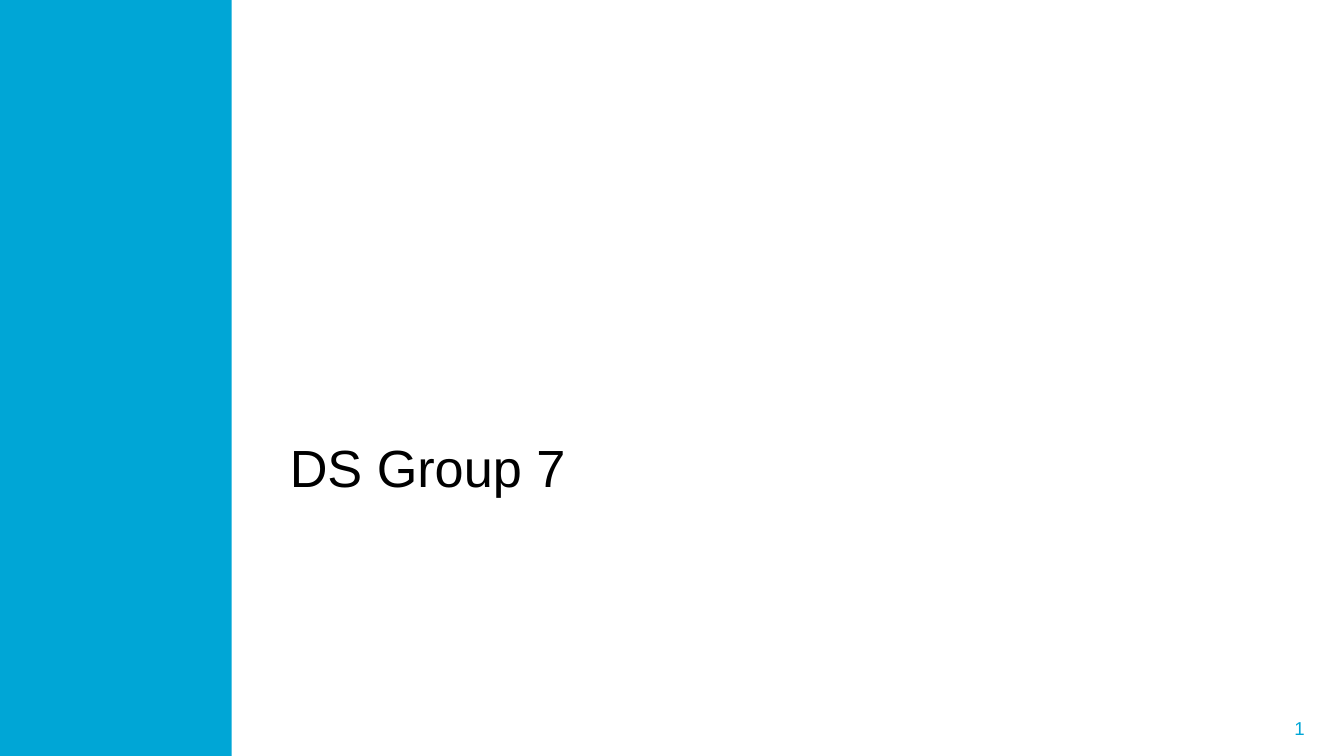
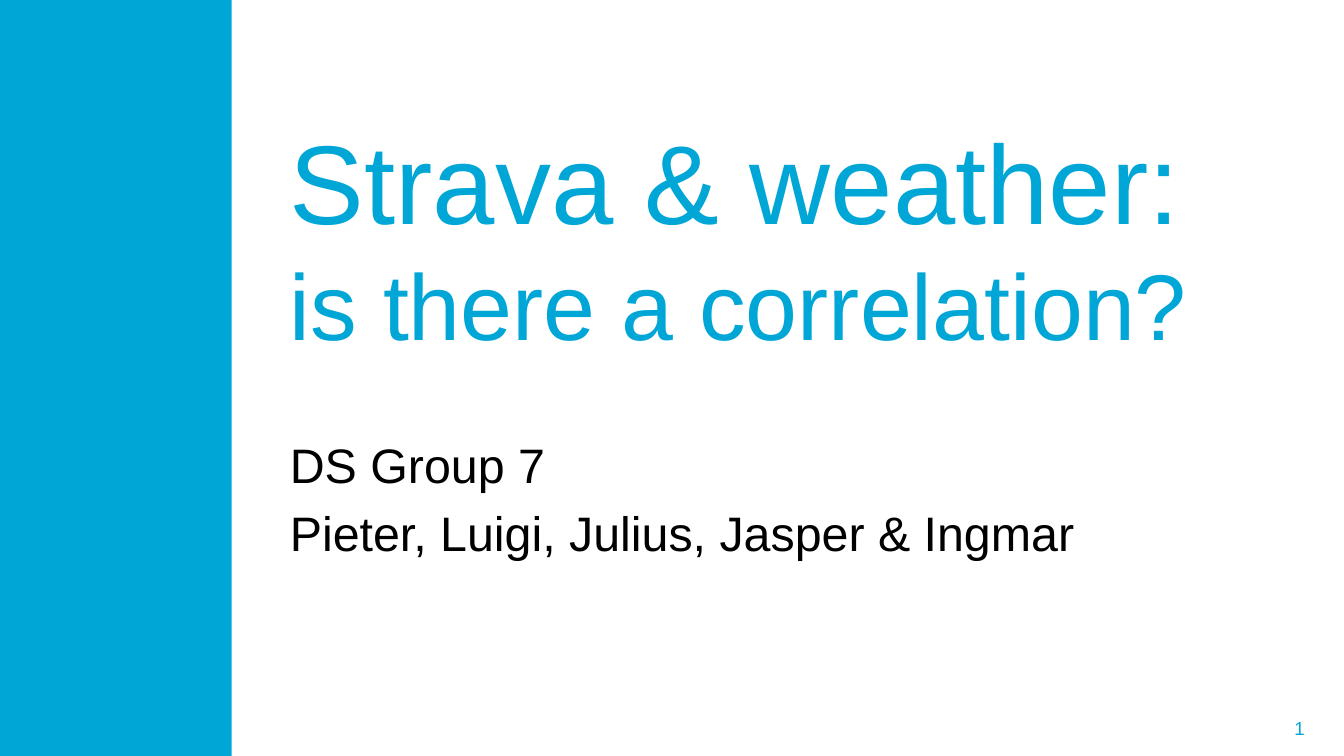
Before and after one commit to LMaiorano/StravaWeather, a slide deck: slide 1 of Documentation/Presentations/Midterm presentation DS7.pptx. Drawn at 1344x756 pixels with LibreOffice and Linux fonts; fonts in the diff are those of the drawing; background and template pictures are left out. Boxes give left, top, right and bottom in pixels: in the first picture for what was removed or moved away, otherwise in the second. Text is boxed around its words. In the diff, an @@ line names an element or a change of style, - is before the commit and + after.

```diff
--- a/Documentation/Presentations/Midterm presentation DS7.pptx
+++ b/Documentation/Presentations/Midterm presentation DS7.pptx
@@ title added at <box>290,142,1187,341</box>, 50 pt, text #00A6D6 @@
+Strava & weather:
+is there a correlation?
@@ subtitle at <box>290,449,545,493</box>: size 28 to 25.9 pt in "DS Group 7" @@
@@ subtitle at <box>290,516,1074,560</box>: paragraph added @@
+Pieter, Luigi, Julius, Jasper & Ingmar
```
Also in this commit, not shown: 4 other slides changed.
